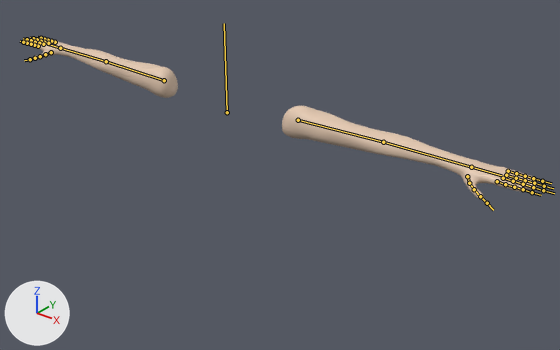
The FBX model Progetto_SVG/Assets/Assets/Models/PlayerArms.fbx: old version first, new version second.
The view is the same before and after, from a 50 mm lens placed at (3.63, -3.92, 2.08), pointed at (0.41, 0.11, -0.42). Arrows for +X, +Y and +Z are at lower left; the lights stay in place. The bones that bend it are drawn over the model as lines.
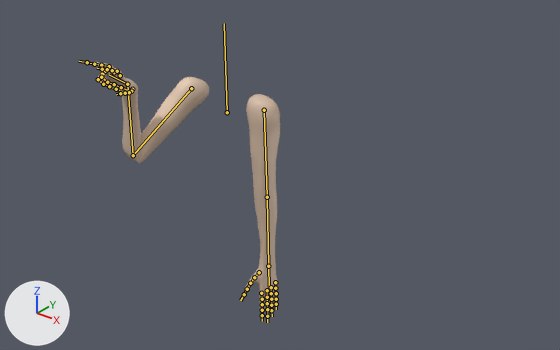
The newer file adds an action. The first version stands in its rest pose; the second is drawn at frame 13 of the action 'Armature|Attack2_Start'.

Changed parts and their boxes [x1, y1, x2, y2] in the pictures (560 x 350 px):
'Plane', posed (63% narrower, 55% taller): before [26, 38, 537, 199]; after [92, 62, 280, 312]
bone 'Bicep.L', root to tip: before (298, 120) to (383, 142); after (264, 110) to (267, 197)
bone 'Arm.L', root to tip: before (383, 142) to (471, 167); after (267, 197) to (268, 266)
bone 'Bicep.R', root to tip: before (164, 80) to (106, 61); after (191, 88) to (133, 155)
bone 'Arm.R', root to tip: before (106, 61) to (60, 48); after (133, 155) to (127, 84)
bone 'Hand.R', root to tip: before (60, 48) to (47, 44); after (127, 84) to (109, 75)
bone 'Pinky1.R', root to tip: before (55, 42) to (51, 41); after (102, 74) to (98, 79)
bone 'Pinky2.R', root to tip: before (51, 41) to (48, 40); after (98, 79) to (103, 84)
bone 'Pinky3.R', root to tip: before (48, 40) to (44, 39); after (103, 84) to (109, 86)
bone 'Ring1.R', root to tip: before (48, 43) to (44, 42); after (105, 71) to (101, 77)
bone 'Ring2.R', root to tip: before (44, 42) to (41, 41); after (101, 77) to (107, 82)
bone 'Ring3.R', root to tip: before (41, 41) to (37, 39); after (107, 82) to (114, 84)
bone 'Middle1.R', root to tip: before (43, 44) to (39, 43); after (114, 72) to (109, 66)
bone 'Middle2.R', root to tip: before (39, 43) to (35, 42); after (109, 66) to (101, 65)
bone 'Index1.R', root to tip: before (38, 46) to (34, 45); after (120, 75) to (117, 71)
bone 'Index2.R', root to tip: before (34, 45) to (31, 44); after (117, 71) to (112, 70)

Edits to the bpy script that builds the scene:
```text
Change bone_bicep_l:
    where bone_bicep_l = bpy.data.objects['Armature'].pose.bones['Bicep.L']  # child of 'Spine'
    bone_bicep_l.location: (0.0, 0.0, 0.0) -> (-0.02, -0.6, 0.0)
    bone_bicep_l.rotation_quaternion: (1.0, 0.0, 0.0, 0.0) -> (0.705, 0.0, 0.0, -0.709)  # degrees (0, 0, 0) -> degrees (0, 0, -90)
Change bone_arm_l:
    where bone_arm_l = bpy.data.objects['Armature'].pose.bones['Arm.L']  # child of 'Bicep.L'
    bone_arm_l.rotation_quaternion: (1.0, 0.0, 0.0, 0.0) -> (1.0, 0.0, 0.0, 0.01)  # degrees (0, 0, 0) -> degrees (0, 0, 1)
Change bone_bicep_r:
    where bone_bicep_r = bpy.data.objects['Armature'].pose.bones['Bicep.R']  # child of 'Spine'
    bone_bicep_r.location: (0.0, 0.0, 0.0) -> (0.02, -0.6, 0.0)
    bone_bicep_r.rotation_quaternion: (1.0, 0.0, 0.0, 0.0) -> (0.794, 0.463, -0.217, 0.328)  # degrees (0, 0, 0) -> degrees (51, -40, 25)
Change bone_arm_r:
    where bone_arm_r = bpy.data.objects['Armature'].pose.bones['Arm.R']  # child of 'Bicep.R'
    bone_arm_r.rotation_quaternion: (1.0, 0.0, 0.0, 0.0) -> (0.367, 0.193, 0.056, -0.908)  # degrees (0, 0, 0) -> degrees (3, 23, -135)
Change bone_hand_r:
    where bone_hand_r = bpy.data.objects['Armature'].pose.bones['Hand.R']  # child of 'Arm.R'
    bone_hand_r.rotation_quaternion: (1.0, 0.0, 0.0, 0.0) -> (0.901, -0.01, 0.045, 0.431)  # degrees (0, 0, 0) -> degrees (1, 5, 51)
Change bone_pinky1_r:
    where bone_pinky1_r = bpy.data.objects['Armature'].pose.bones['Pinky1.R']  # child of 'Hand.R'
    bone_pinky1_r.location: (0.0, 0.0, 0.0) -> (-0.03, -0.01, 0.01)
    bone_pinky1_r.rotation_quaternion: (1.0, 0.0, 0.0, 0.0) -> (0.809, 0.002, 0.139, 0.571)  # degrees (0, 0, 0) -> degrees (10, 13, 71)
Change bone_pinky2_r:
    where bone_pinky2_r = bpy.data.objects['Armature'].pose.bones['Pinky2.R']  # child of 'Pinky1.R'
    bone_pinky2_r.rotation_quaternion: (1.0, 0.0, 0.0, 0.0) -> (0.658, -0.167, 0.194, 0.708)  # degrees (0, 0, 0) -> degrees (4, 30, 95)
Change bone_pinky3_r:
    where bone_pinky3_r = bpy.data.objects['Armature'].pose.bones['Pinky3.R']  # child of 'Pinky2.R'
    bone_pinky3_r.rotation_quaternion: (1.0, 0.0, 0.0, 0.0) -> (0.987, -0.041, 0.031, 0.152)  # degrees (0, 0, 0) -> degrees (-4, 4, 17)
Change bone_ring1_r:
    where bone_ring1_r = bpy.data.objects['Armature'].pose.bones['Ring1.R']  # child of 'Hand.R'
    bone_ring1_r.location: (0.0, 0.0, 0.0) -> (0.03, 0.01, -0.01)
    bone_ring1_r.rotation_quaternion: (1.0, 0.0, 0.0, 0.0) -> (0.807, 0.012, 0.166, 0.566)  # degrees (0, 0, 0) -> degrees (12, 15, 72)
Change bone_ring2_r:
    where bone_ring2_r = bpy.data.objects['Armature'].pose.bones['Ring2.R']  # child of 'Ring1.R'
    bone_ring2_r.rotation_quaternion: (1.0, 0.0, 0.0, 0.0) -> (0.658, -0.195, 0.225, 0.691)  # degrees (0, 0, 0) -> degrees (4, 34, 94)
Change bone_ring3_r:
    where bone_ring3_r = bpy.data.objects['Armature'].pose.bones['Ring3.R']  # child of 'Ring2.R'
    bone_ring3_r.rotation_quaternion: (1.0, 0.0, 0.0, 0.0) -> (0.987, -0.047, 0.037, 0.148)  # degrees (0, 0, 0) -> degrees (-5, 5, 17)
Change bone_middle1_r:
    where bone_middle1_r = bpy.data.objects['Armature'].pose.bones['Middle1.R']  # child of 'Hand.R'
    bone_middle1_r.location: (0.0, 0.0, 0.0) -> (0.05, -0.03, 0.02)
    bone_middle1_r.rotation_quaternion: (1.0, 0.0, 0.0, 0.0) -> (0.983, -0.058, -0.063, -0.165)  # degrees (0, 0, 0) -> degrees (-5, -8, -19)
Change bone_middle2_r:
    where bone_middle2_r = bpy.data.objects['Armature'].pose.bones['Middle2.R']  # child of 'Middle1.R'
    bone_middle2_r.rotation_quaternion: (1.0, 0.0, 0.0, 0.0) -> (0.958, -0.006, 0.049, 0.282)  # degrees (0, 0, 0) -> degrees (1, 6, 33)
Change bone_index1_r:
    where bone_index1_r = bpy.data.objects['Armature'].pose.bones['Index1.R']  # child of 'Hand.R'
    bone_index1_r.location: (0.0, 0.0, 0.0) -> (0.04, -0.03, 0.02)
    bone_index1_r.rotation_quaternion: (1.0, 0.0, 0.0, 0.0) -> (0.983, 0.064, 0.004, -0.174)  # degrees (0, 0, 0) -> degrees (7, 2, -20)
Change bone_index2_r:
    where bone_index2_r = bpy.data.objects['Armature'].pose.bones['Index2.R']  # child of 'Index1.R'
    bone_index2_r.rotation_quaternion: (1.0, 0.0, 0.0, 0.0) -> (0.958, -0.006, 0.048, 0.282)  # degrees (0, 0, 0) -> degrees (1, 5, 33)
```
